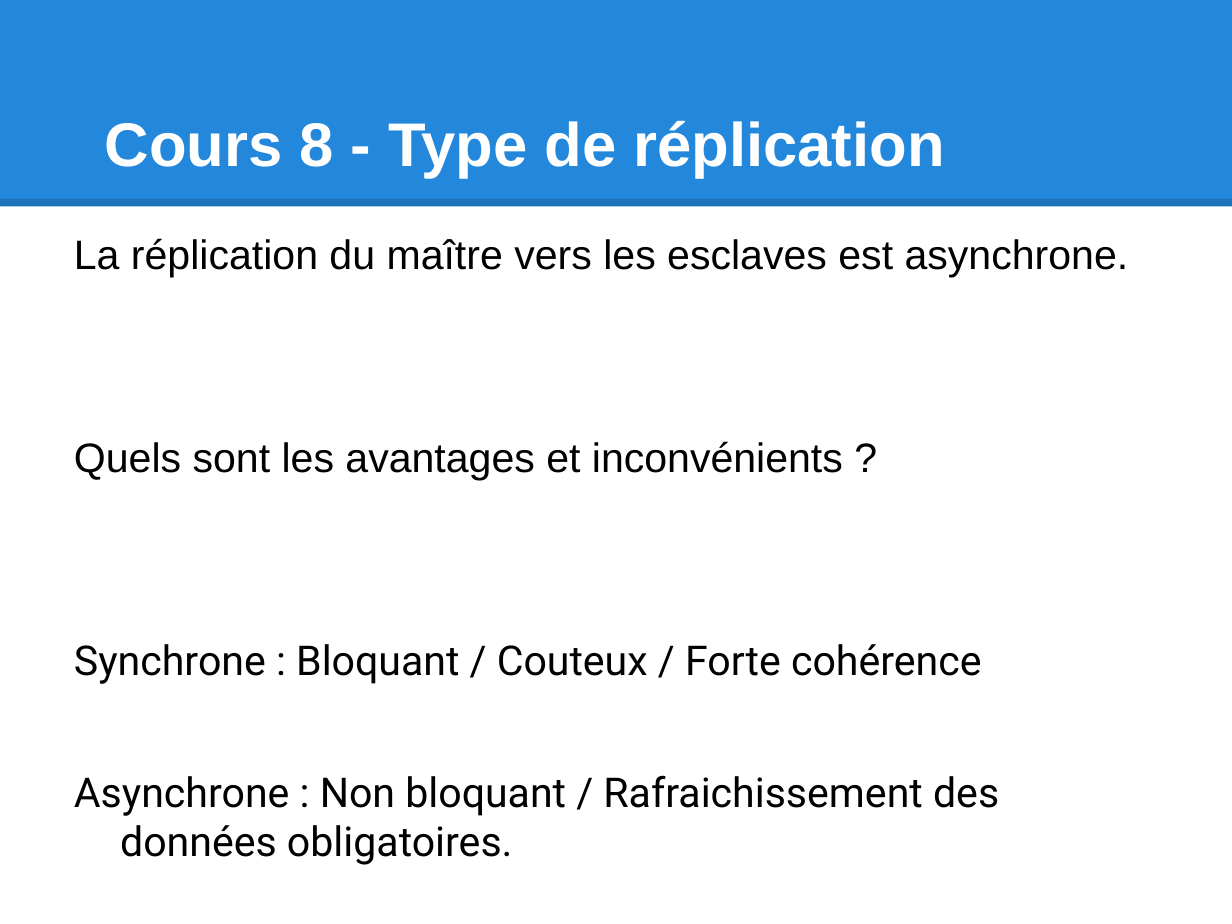
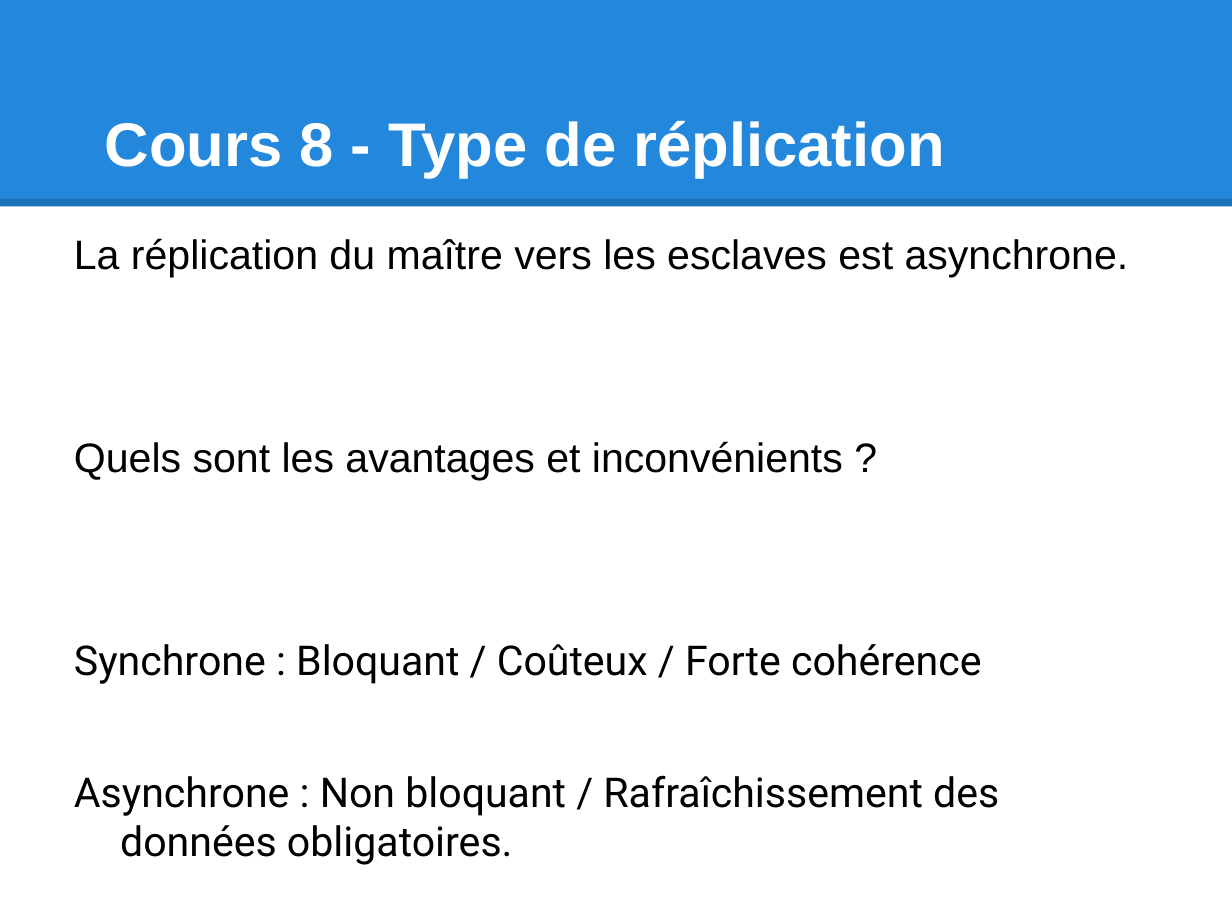
Before and after one commit to linkedinDant/master, a slide deck: slide 57 of mongodb/cours/Cours_NoSQL.pptx. Drawn at 1232x924 pixels with LibreOffice and Linux fonts; fonts in the diff are those of the drawing. Boxes give left, top, right and bottom in pixels: in the first picture for what was removed or moved away, otherwise in the second. Text is boxed around its words. In the diff, an @@ line names an element or a change of style, - is before the commit and + after.

Commit message:
Mise à jour des cours NoSQL

```diff
--- a/mongodb/cours/Cours_NoSQL.pptx
+++ b/mongodb/cours/Cours_NoSQL.pptx
@@ text at (74,644,999,865): text changed @@
-Synchrone : Bloquant / Couteux / Forte cohérence
-Asynchrone : Non bloquant / Rafraichissement des données obligatoires.
+Synchrone : Bloquant / Coûteux / Forte cohérence
+Asynchrone : Non bloquant / Rafraîchissement des données obligatoires.
```
Also in this commit, not shown: 3 other slides changed, 1 other file.
